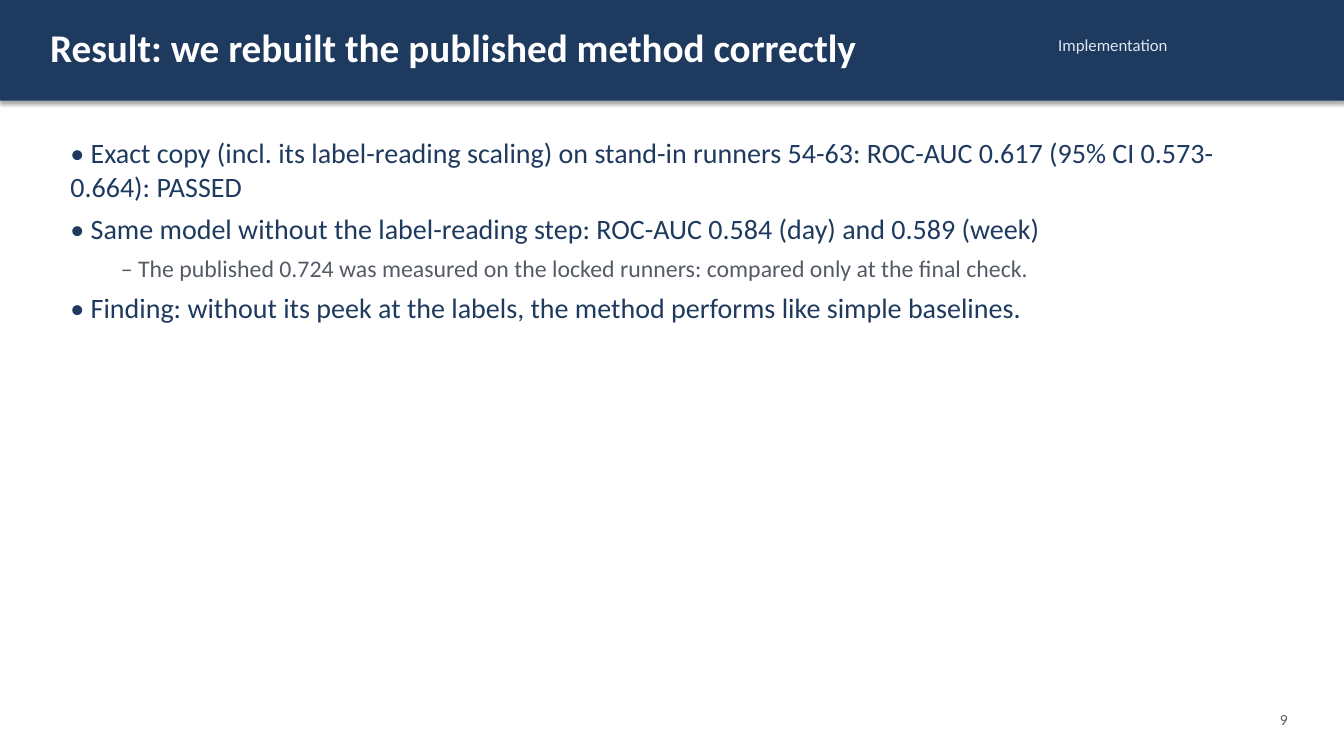
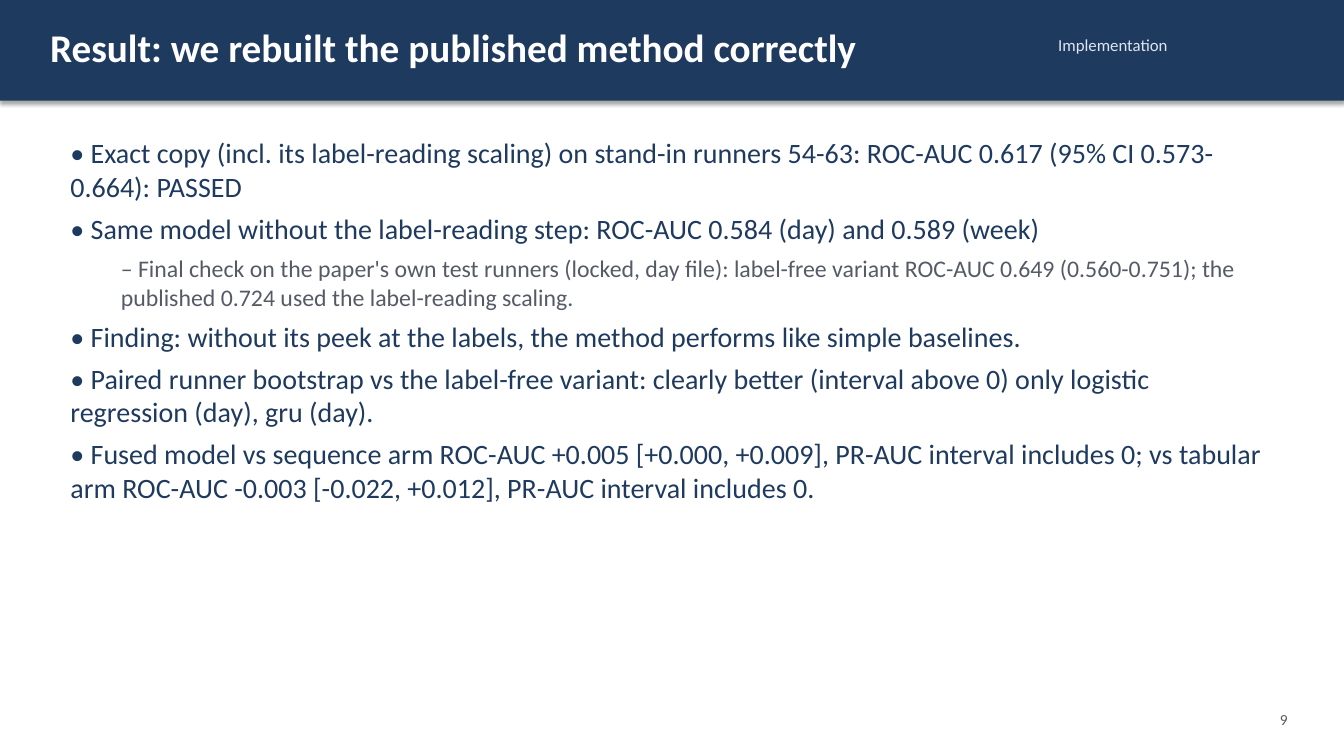
Before and after one commit to NamanJain017/SynAthlete-AIoT, a slide deck: slide 9 of slides/review2.pptx. Drawn at 1344x756 pixels with LibreOffice and Linux fonts; fonts in the diff are those of the drawing. Boxes give left, top, right and bottom in pixels: in the first picture for what was removed or moved away, otherwise in the second. Text is boxed around its words. In the diff, an @@ line names an element or a change of style, - is before the commit and + after.

```diff
--- a/slides/review2.pptx
+++ b/slides/review2.pptx
@@ text at (121, 260, 1234, 310): text changed @@
-  – The published 0.724 was measured on the locked runners: compared only at the final check.
+  – Final check on the paper's own test runners (locked, day file): label-free variant ROC-AUC 0.649 (0.560-0.751); the published 0.724 used the label-reading scaling.
@@ text at (70, 368, 1261, 502): paragraphs added @@
+• Paired runner bootstrap vs the label-free variant: clearly better (interval above 0) only logistic regression (day), gru (day).
+• Fused model vs sequence arm ROC-AUC +0.005 [+0.000, +0.009], PR-AUC interval includes 0; vs tabular arm ROC-AUC -0.003 [-0.022, +0.012], PR-AUC interval includes 0.
```
Also in this commit, not shown: 6 other slides changed, 1 slide added, 1 slide removed, 8 other files.
